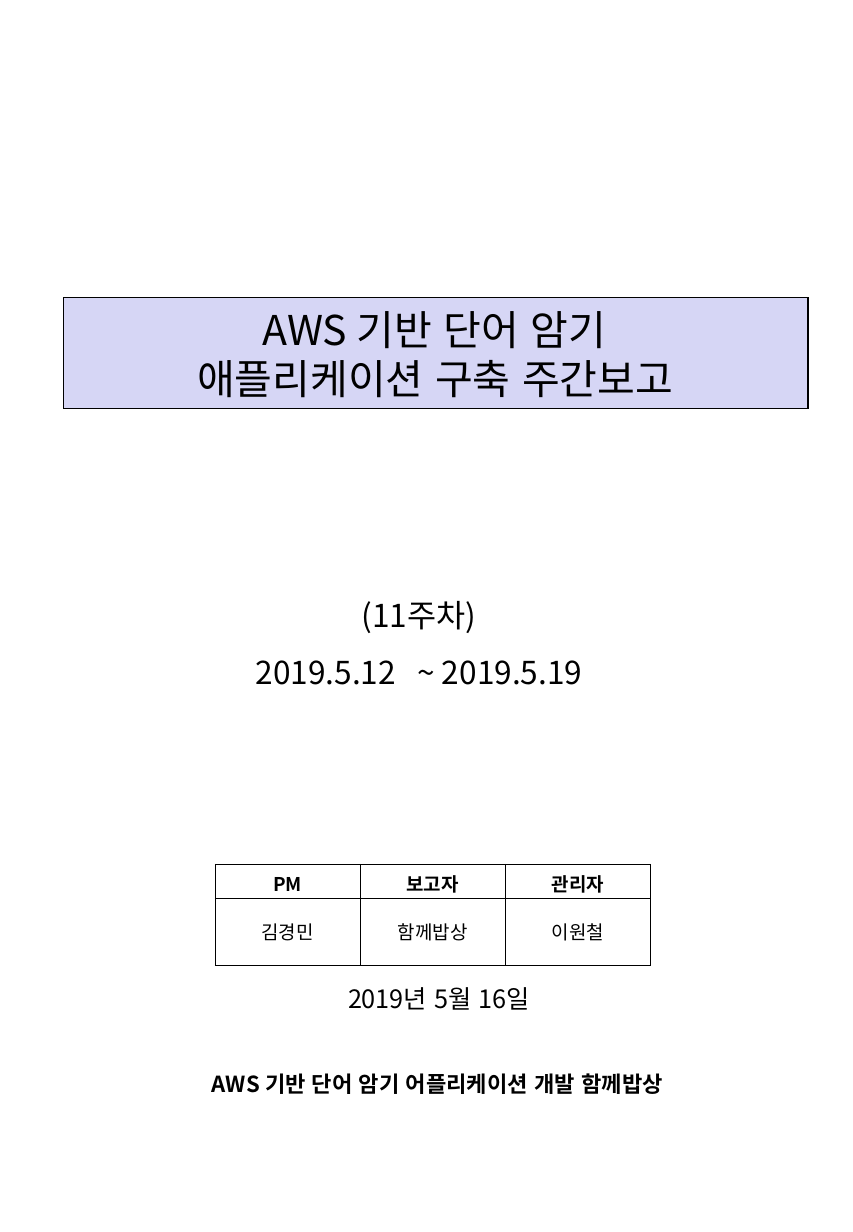
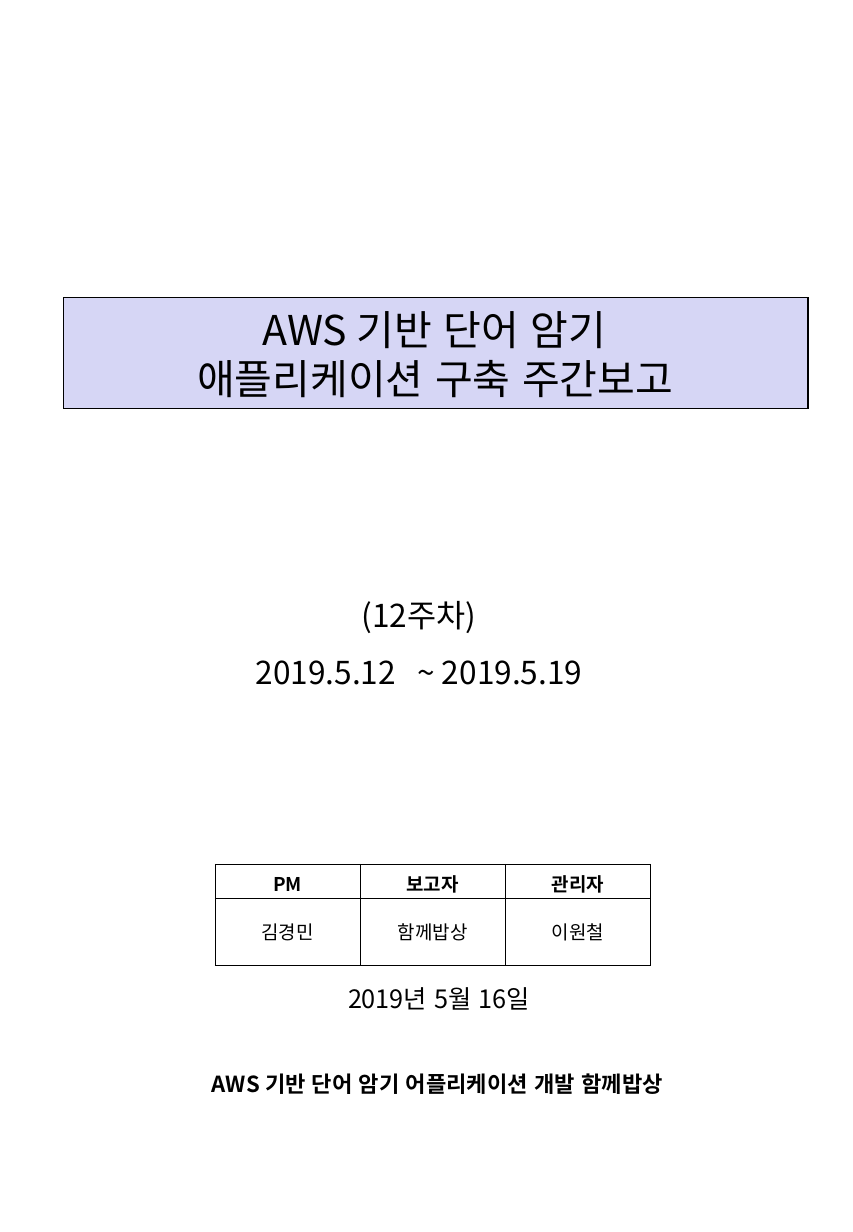
Before and after one commit to kkm5022/POP-UP, a slide deck: slide 1 of 주간보고서 5월 3주차_v3.ppt. Drawn at 853x1232 pixels with LibreOffice and Linux fonts; fonts in the diff are those of the drawing. Boxes give left, top, right and bottom in pixels: in the first picture for what was removed or moved away, otherwise in the second. Text is boxed around its words. In the diff, an @@ line names an element or a change of style, - is before the commit and + after.

Commit message:
주간보고서 5월 3주차_v4
주간보고서 5월 3주차_v4

```diff
--- a/주간보고서 5월 3주차_v3.ppt
+++ b/주간보고서 5월 3주차_v3.ppt
@@ text at [256, 601, 582, 685]: text changed @@
-(11주차)
-2019.5.12 ~ 2019.5.19
+(12주차)
+2019.5.12 ~ 2019.5.19
```
Also in this commit, not shown: 1 other slide changed.
